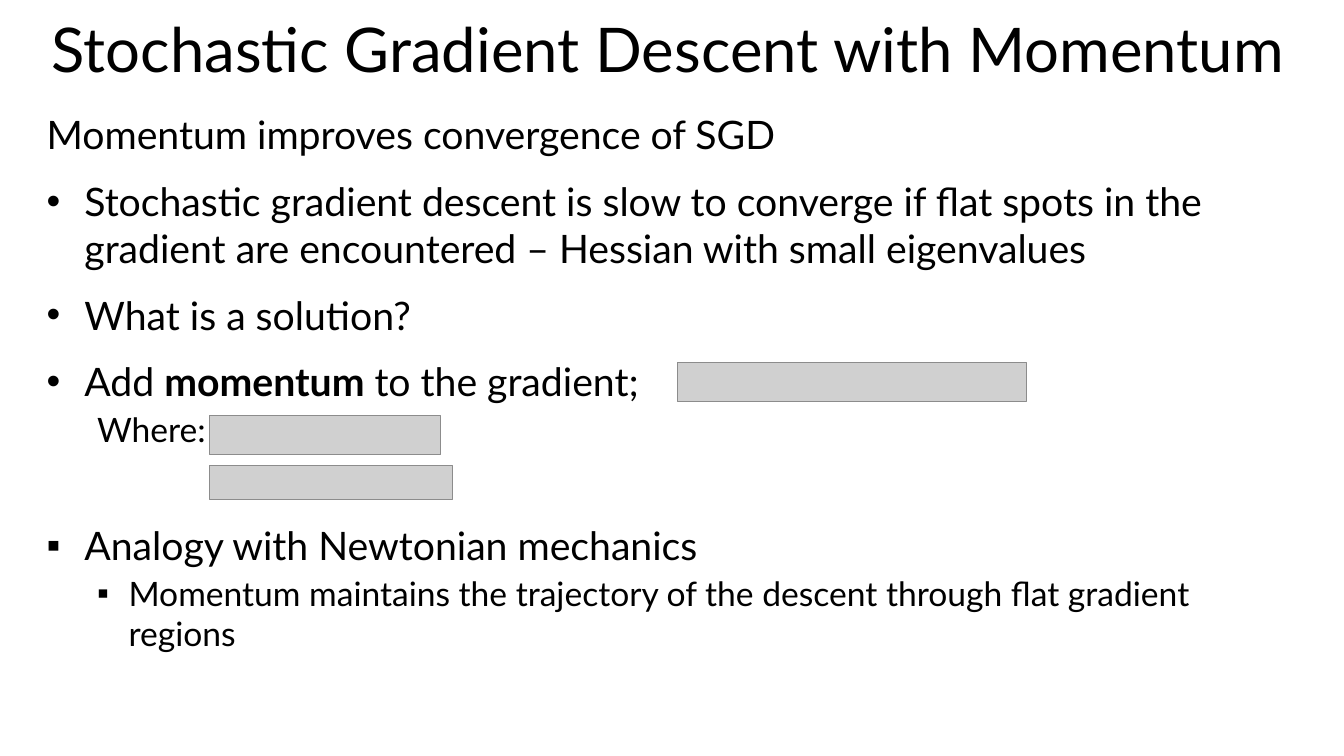
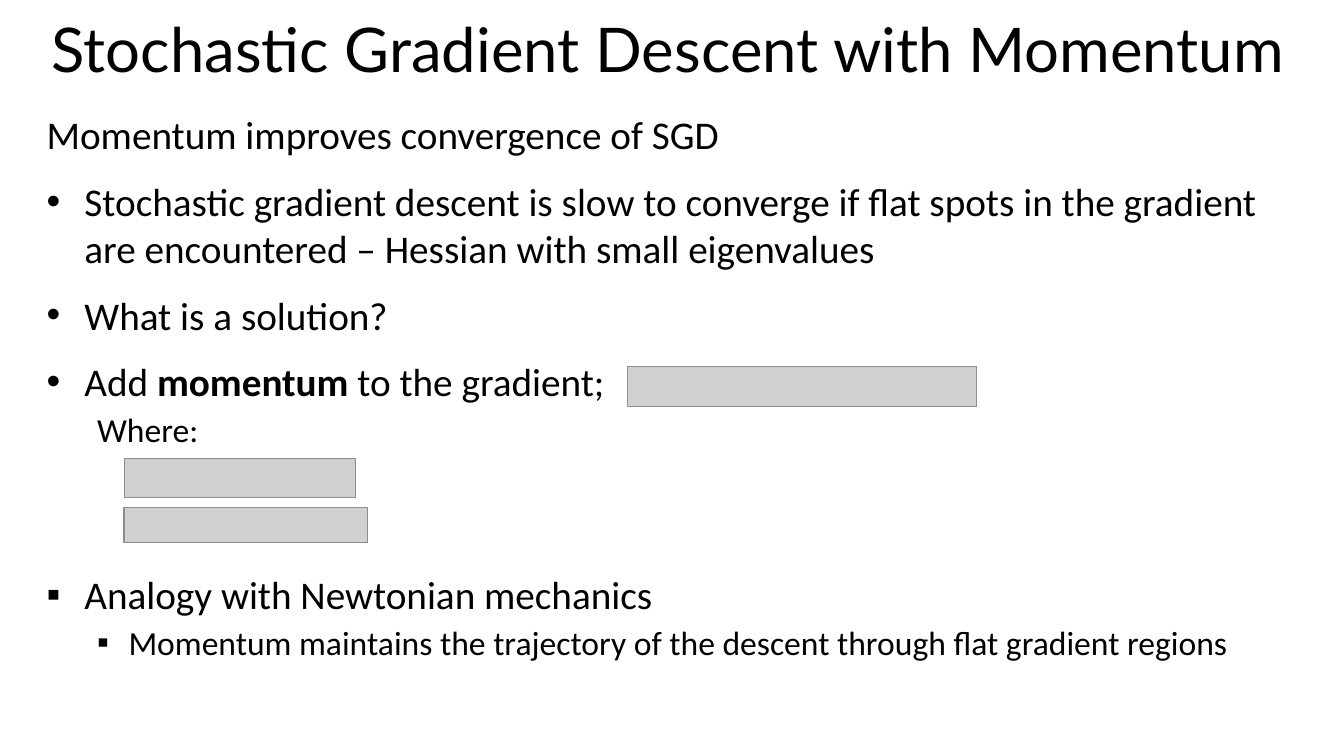
Before and after one commit to StephenElston/CSCI-E25, a slide deck: slide 40 of SupplementaryMaterial/OptimizationForDeepLearning.pptx. Drawn at 1344x756 pixels with LibreOffice and Linux fonts; fonts in the diff are those of the drawing; grey boxes stand for pictures. Boxes give left, top, right and bottom in pixels: in the first picture for what was removed or moved away, otherwise in the second. Text is boxed around its words. In the diff, an @@ line names an element or a change of style, - is before the commit and + after.

```diff
--- a/SupplementaryMaterial/OptimizationForDeepLearning.pptx
+++ b/SupplementaryMaterial/OptimizationForDeepLearning.pptx
@@ text "Momentum improves convergence of SGD" at box(47, 122, 1256, 661): font Lato to Calibri @@
@@ picture: place and size @@
-picture at box(678, 362, 1027, 401)
+picture at box(628, 367, 978, 406)
@@ picture: place and size @@
-picture at box(210, 416, 442, 456)
+picture at box(124, 459, 356, 498)
@@ picture: place and size @@
-picture at box(210, 466, 453, 500)
+picture at box(124, 508, 367, 542)
```
Also in this commit, not shown: 23 other slides changed.
